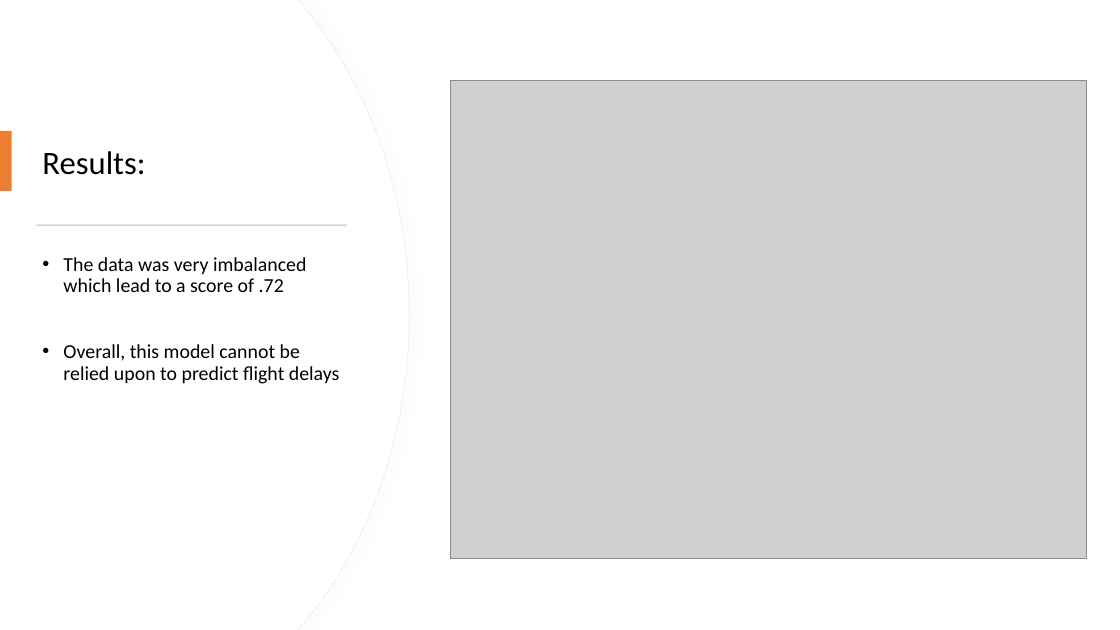
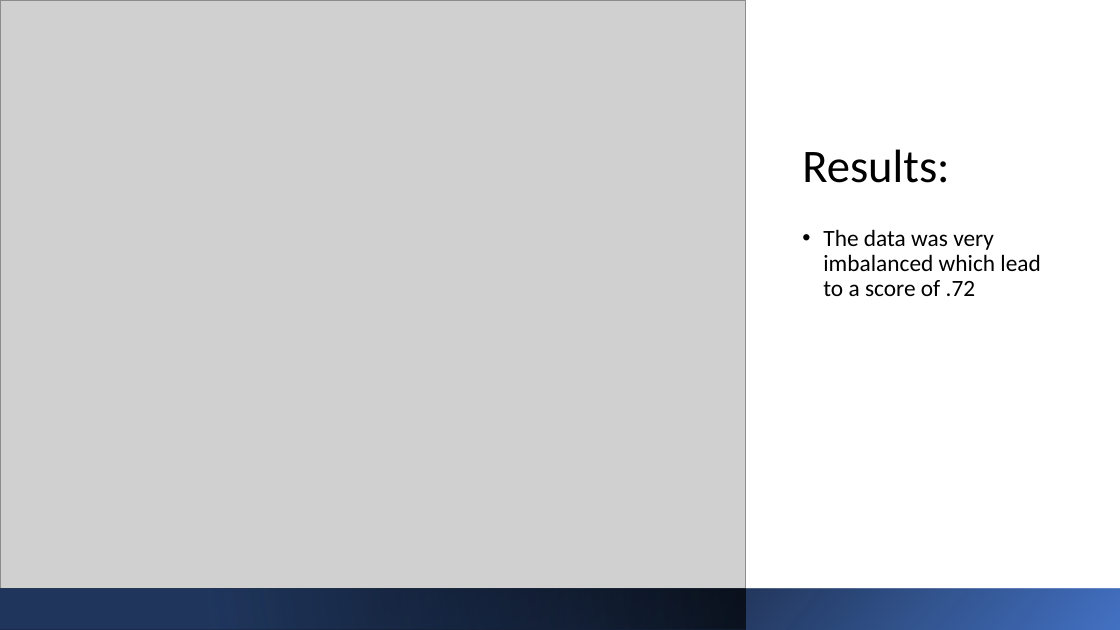
Before and after one commit to Ali-Mohamed23/midterm-project-I, a slide deck: slide 17 of Midterm_project_ppt.pptx (slide 16 before the commit). Drawn at 1120x630 pixels with LibreOffice and Linux fonts; fonts in the diff are those of the drawing; grey boxes stand for pictures. Boxes give left, top, right and bottom in pixels: in the first picture for what was removed or moved away, otherwise in the second. Text is boxed around its words. In the diff, an @@ line names an element or a change of style, - is before the commit and + after.

Commit message:
edit ppt

```diff
--- a/Midterm_project_ppt.pptx
+++ b/Midterm_project_ppt.pptx
@@ picture: place and size @@
-picture at box(450, 81, 1086, 560)
+picture at box(0, 0, 745, 589)
@@ freeform shape removed at box(0, 0, 409, 630) @@
@@ freeform shape removed at box(0, 0, 408, 630) @@
@@ title "Results:": place and size @@
-title "Results:" at box(42, 151, 145, 175)
+title "Results:" at box(802, 149, 949, 183)
@@ title "Results:" at box(802, 149, 949, 183): size 28 to 40 pt; vertical alignment middle to bottom @@
@@ rectangle removed at box(0, 131, 12, 192) @@
@@ rectangle removed at box(36, 224, 347, 226) @@
@@ text "The data was very imbalanced ...": place and size @@
-text "The data was very imbalanced ..." at box(63, 257, 340, 384)
+text "The data was very imbalanced ..." at box(823, 229, 1040, 296)
@@ text "The data was very imbalanced ..." at box(823, 229, 1040, 296): size 17 to 20 pt @@
@@ text at box(63, 344, 340, 384): paragraph removed @@
-• Overall, this model cannot be relied upon to predict flight delays
@@ rectangle added at box(0, 589, 1120, 630), fill gradient #000000 to #4472C4 @@
@@ rectangle added at box(0, 589, 746, 630), fill gradient #2F5597 to #000000 @@
```
Also in this commit, not shown: 3 other slides changed, 4 slides added, 1 slide removed, 2 other files.
